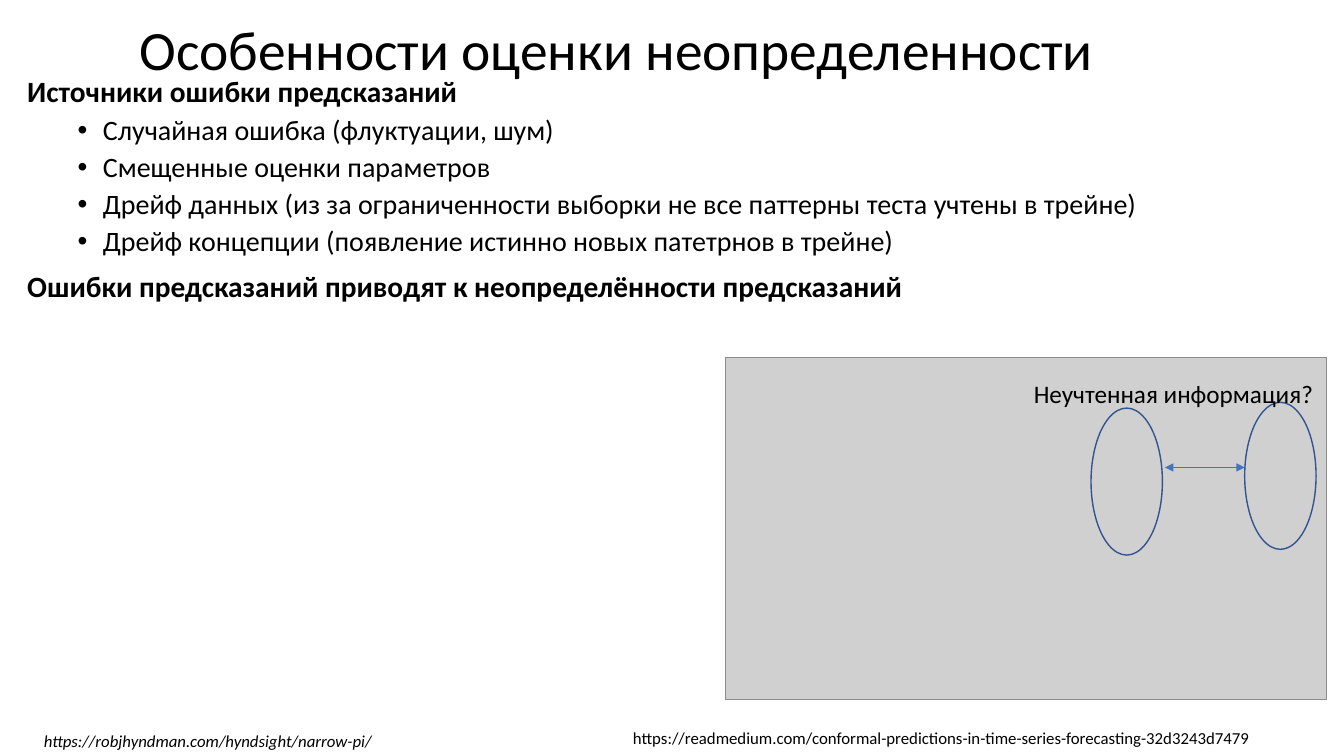
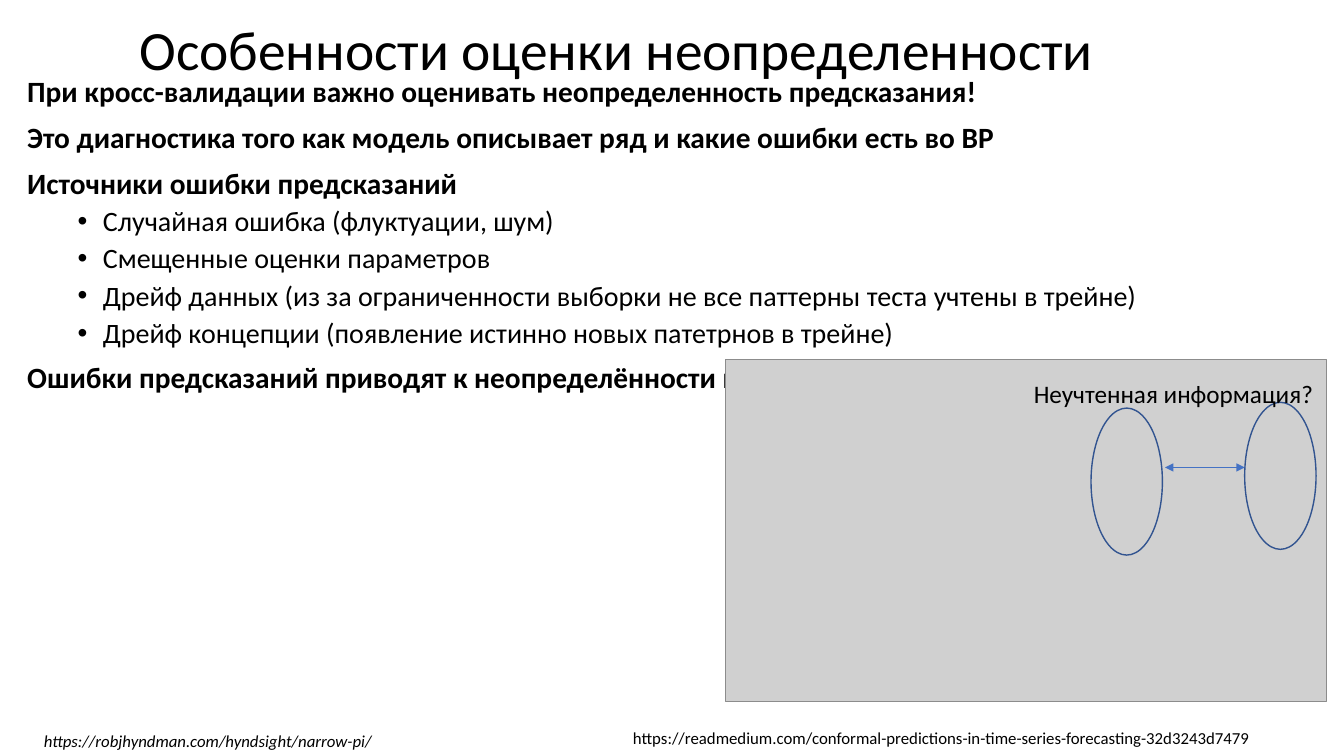
Before and after one commit to MVRonkin/TimeSeriesCourse, a slide deck: slide 13 of 2026/LEC/05-2 Оценка надежности предсказаний ВР.pptx (slide 14 before the commit). Drawn at 1344x756 pixels with LibreOffice and Linux fonts; fonts in the diff are those of the drawing; grey boxes stand for pictures. Boxes give left, top, right and bottom in pixels: in the first picture for what was removed or moved away, otherwise in the second. Text is boxed around its words. In the diff, an @@ line names an element or a change of style, - is before the commit and + after.

```diff
--- a/2026/LEC/05-2 Оценка надежности предсказаний ВР.pptx
+++ b/2026/LEC/05-2 Оценка надежности предсказаний ВР.pptx
@@ text at <box>27,78,994,153</box>: paragraphs added @@
+При кросс-валидации важно оценивать неопределенность предсказания!
+Это диагностика того как модель описывает ряд и какие ошибки есть во ВР
```
Also in this commit, not shown: 6 other slides changed, 2 slides added, 1 slide removed, 1 other file.
